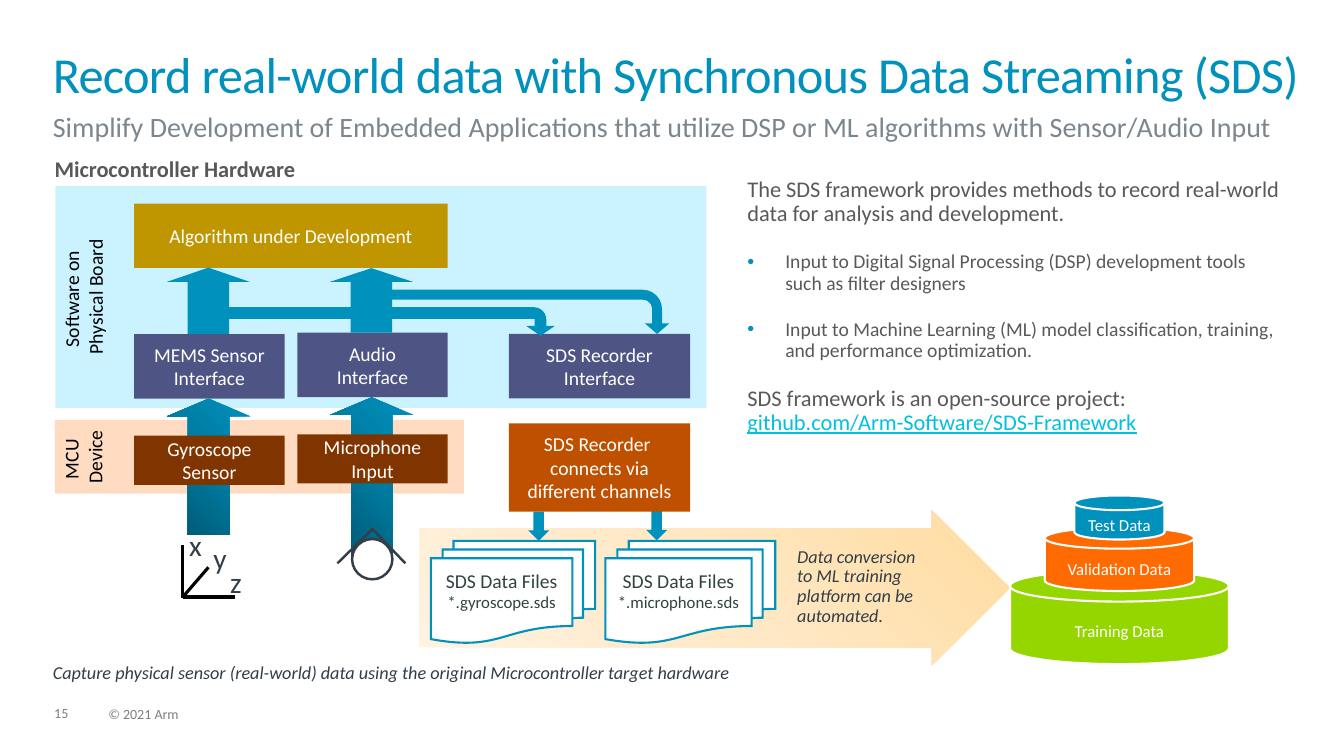
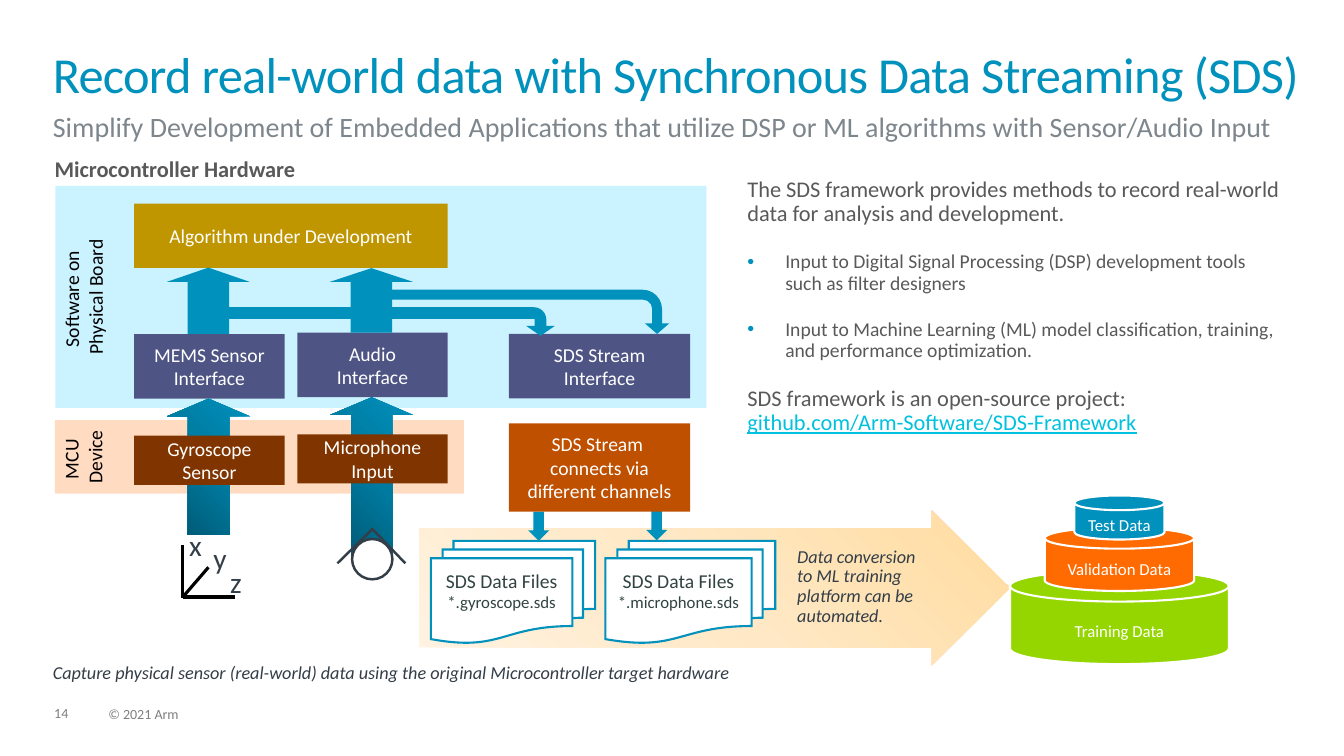
Before and after one commit to ARM-software/SDS-Framework, a slide deck: slide 14 of documentation/images/overview.pptx (slide 15 before the commit). Drawn at 1344x756 pixels with LibreOffice and Linux fonts; fonts in the diff are those of the drawing. Boxes give left, top, right and bottom in pixels: in the first picture for what was removed or moved away, otherwise in the second. Text is boxed around its words. In the diff, an @@ line names an element or a change of style, - is before the commit and + after.

```diff
--- a/documentation/images/overview.pptx
+++ b/documentation/images/overview.pptx
@@ text in rectangle at [554,349,645,385]: text changed @@
-SDS Recorder Interface
+SDS Stream
+Interface
@@ text in rectangle at [528,438,671,498]: text changed @@
-SDS Recorder
-connects via
-different channels
+SDS Stream
+connects via
+different channels
@@ page number at [54,709,68,718]: text changed @@
-15
+14
```
Also in this commit, not shown: 13 other slides changed, 1 slide removed.
